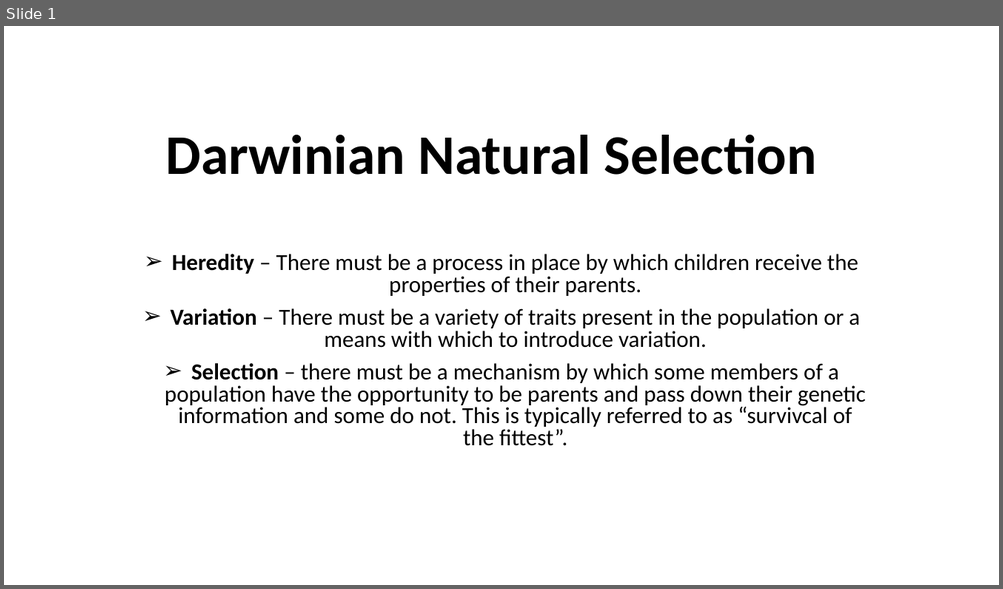
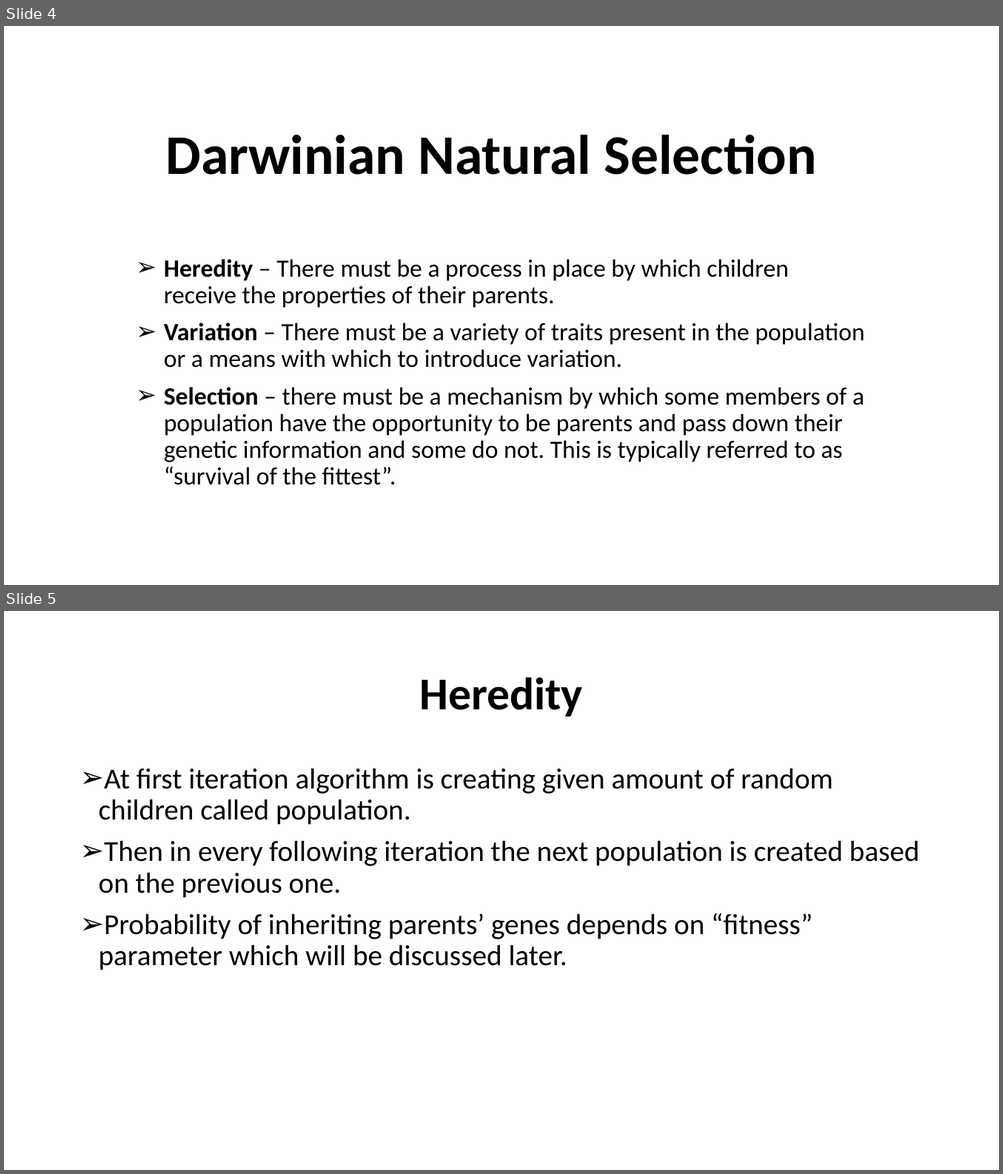
Before and after one commit to paczulapiotr/BIAI_TravelingSalesman, a slide deck: documentation/TravelingSalesman.pptx. Shown one above the other, each under a label of ours: slide 1 before the commit, slides 4 and 5 after it. The pictures are 1003x589 and 1003x1174 pixels, drawn with LibreOffice and Linux fonts; fonts in the diff are those of the drawing. Boxes give left, top, right and bottom in pixels: in the first picture for what was removed or moved away, otherwise in the second. Text is boxed around its words. In the diff, an @@ line names an element or a change of style, - is before the commit and + after.

```diff
--- a/documentation/TravelingSalesman.pptx
+++ b/documentation/TravelingSalesman.pptx
@@ slide 5 added at bbox=[4, 611, 999, 1170], background #FFFFFF @@
@@ title added at bbox=[419, 677, 583, 717], 44 pt, text #000000, bold @@
+Heredity
@@ text added at bbox=[99, 768, 919, 971], 28 pt, text #000000 @@
+➢ At first iteration algorithm is creating given amount of random children called population.
+➢ Then in every following iteration the next population is created based on the previous one.
+➢ Probability of inheriting parents’ genes depends on “fitness” parameter which will be discussed later.
@@ what was slide 1 is now slide 4 @@
@@ slide 4 changed as well @@
@@ subtitle at bbox=[164, 259, 865, 368]: size 22.2 to 24 pt in "Heredity – There must be a process ...", "Variation – There must be a variety ..."; alignment centre to left; line spacing 0.8 to 0.9 @@
@@ subtitle at bbox=[164, 387, 864, 486]: text changed; size 22.2 to 24 pt @@
-➢ Selection – there must be a mechanism by which some members of a population have the opportunity to be parents and pass down their genetic information and some do not. This is typically referred to as “survivcal of the fittest”.
+➢ Selection – there must be a mechanism by which some members of a population have the opportunity to be parents and pass down their genetic information and some do not. This is typically referred to as “survival of the fittest”.
```
Also in this commit, not shown: 6 other slides added, 1 other file.
